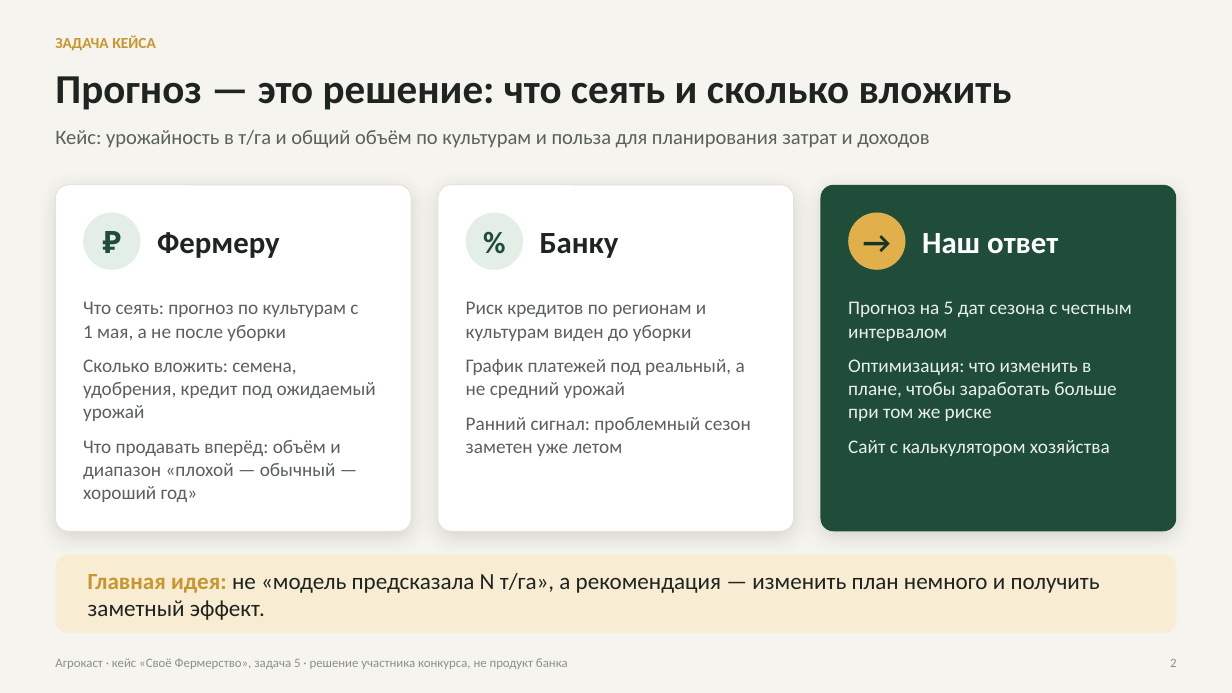
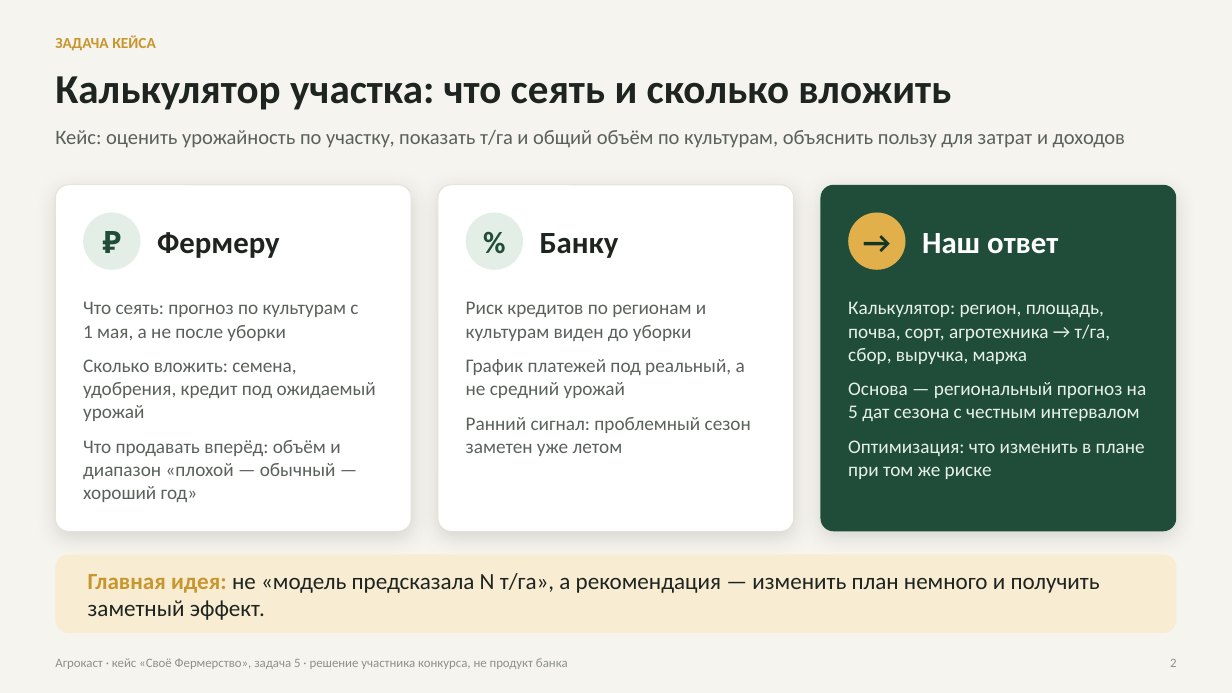
Before and after one commit to Parampaika/AgroCast, a slide deck: slide 2 of deck/out/agrokast_presentation.pptx. Drawn at 1232x693 pixels with LibreOffice and Linux fonts; fonts in the diff are those of the drawing. Boxes give left, top, right and bottom in pixels: in the first picture for what was removed or moved away, otherwise in the second. Text is boxed around its words. In the diff, an @@ line names an element or a change of style, - is before the commit and + after.

```diff
--- a/deck/out/agrokast_presentation.pptx
+++ b/deck/out/agrokast_presentation.pptx
@@ title at (55,76,951,110): text changed @@
-Прогноз — это решение: что сеять и сколько вложить
+Калькулятор участка: что сеять и сколько вложить
@@ text at (55,130,1125,148): text changed @@
-Кейс: урожайность в т/га и общий объём по культурам и польза для планирования затрат и доходов
+Кейс: оценить урожайность по участку, показать т/га и общий объём по культурам, объяснить пользу для затрат и доходов
@@ text at (848,301,1146,479): text changed @@
-Прогноз на 5 дат сезона с честным интервалом
-Оптимизация: что изменить в плане, чтобы заработать больше при том же риске
-Сайт с калькулятором хозяйства
+Калькулятор: регион, площадь, почва, сорт, агротехника → т/га, сбор, выручка, маржа
+Основа — региональный прогноз на 5 дат сезона с честным интервалом
+Оптимизация: что изменить в плане при том же риске
```
Also in this commit, not shown: 5 other slides changed, 9 other files.
